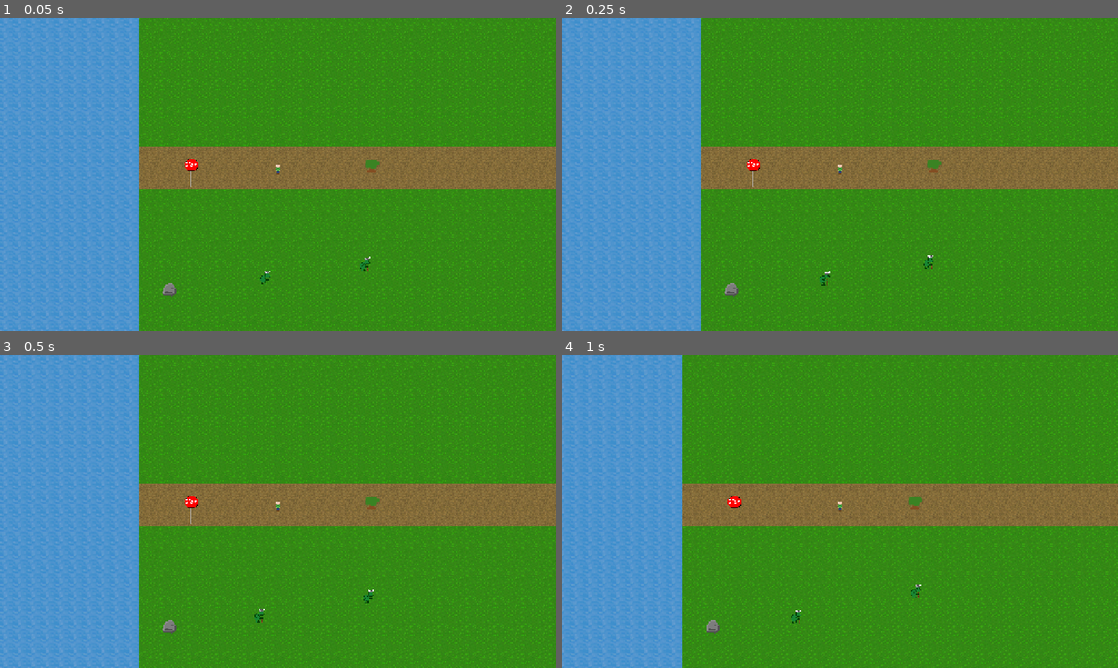
Above: before the commit, frames 1-4 (two rows, left to right).
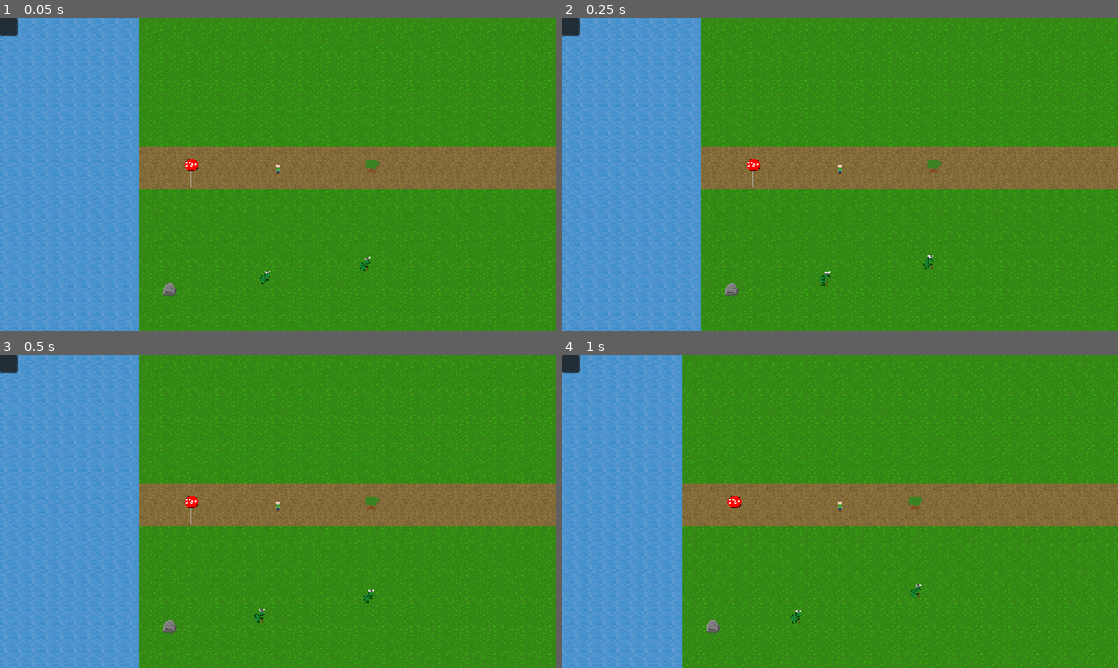
Above: after the commit, the same moments.

Repository: Drewpicus/2dPractice
Game: Godot game, scene res://Scenes/main.tscn
Same seed, same stepped clock (60 frames per second), same inputs: the game is played once before the commit and once after it. This scene is started directly instead of the project's main scene.
Inputs (mouse positions are in pixels of both pictures, inside the frame that each line leads up to):
- Up to frame 1 (0.05 s): no input
- Up to frame 2 (0.25 s): no input
- Up to frame 3 (0.5 s): no input
- Up to frame 4 (1 s): tap Enter at 0.5 s; move the mouse to (962, 495) at 0.52 s; hold D (move_right) from 0.53 s (still down); click (962, 495) at 0.6 s

The runs differ from the first frame. In frame 1, 0.2% of the frame differs, in the area x 0-4%, y 0-6%; in frame 2, 0.2%; in frame 3, 0.2%; in frame 4, 0.2%.

Commit message:
ability targeting start

Diff:
--- a/Scenes/main.tscn
+++ b/Scenes/main.tscn
@@ -131,3 +131,11 @@
 [node name="Close" type="Button" parent="UI/InspectWindow/VBoxContainer" unique_id=1876743793]
 layout_mode = 2
 text = "Close"
+
+[node name="AbilityMenu" type="PanelContainer" parent="UI" unique_id=136943615]
+offset_right = 40.0
+offset_bottom = 40.0
+
+[node name="AbilityTargeting" type="PanelContainer" parent="UI" unique_id=1963518287]
+offset_right = 40.0
+offset_bottom = 40.0
--- /dev/null
+++ b/Scripts/UI/ability_menu.gd
@@ -0,0 +1 @@
+extends Node
--- /dev/null
+++ b/Scripts/UI/ability_targeting.gd
@@ -0,0 +1,94 @@
+extends Node
+class_name AbilityTargeting
+
+var ability: Ability
+var use: AbilityUse
+
+var _requirement_index: int = 0
+
+
+func begin(
+	selected_ability: Ability,
+	user: Entity
+) -> void:
+	if not selected_ability or not user:
+		return
+
+	ability = selected_ability
+
+	use = AbilityUse.new()
+	use.user = user
+
+	_requirement_index = 0
+
+func get_current_requirement() -> Variant:
+	if not ability:
+		return null
+
+	if _requirement_index >= ability.target_requirements.size():
+		return null
+
+	return ability.target_requirements[
+		_requirement_index
+	]
+
+func _advance() -> void:
+	_requirement_index += 1
+
+	if (
+		_requirement_index
+		>= ability.target_requirements.size()
+	):
+		_submit()
+
+func provide_position(
+	position: Vector2
+) -> void:
+	if (
+		get_current_requirement()
+		!= Ability.TARGET_TYPE.POSITION
+	):
+		return
+
+	use.set_target_position(position)
+
+	_advance()
+
+func provide_entity(
+	entity: Entity
+) -> void:
+	if (
+		get_current_requirement()
+		!= Ability.TARGET_TYPE.ENTITY
+	):
+		return
+
+	if not entity:
+		return
+
+	use.target_entity = entity
+
+	_advance()
+
+func _submit() -> void:
+	if not ability or not use:
+		return
+
+	var world := GameWorld.find_world(
+		use.user
+	)
+
+	if not world:
+		return
+
+	world.submit_ability(
+		ability,
+		use
+	)
+
+	cancel()
+
+func cancel() -> void:
+	ability = null
+	use = null
+	_requirement_index = 0
Not shown, added: Scripts/UI/ability_menu.gd.uid
Not shown, added: Scripts/UI/ability_targeting.gd.uid
